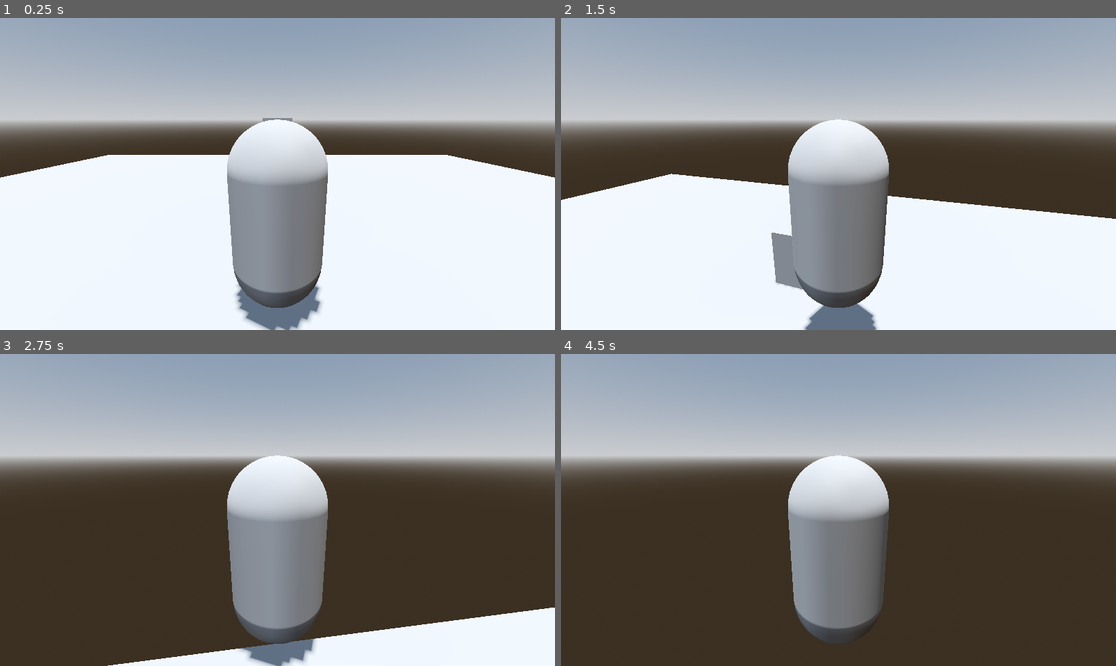
Above: before the commit, frames 1-4 (two rows, left to right).
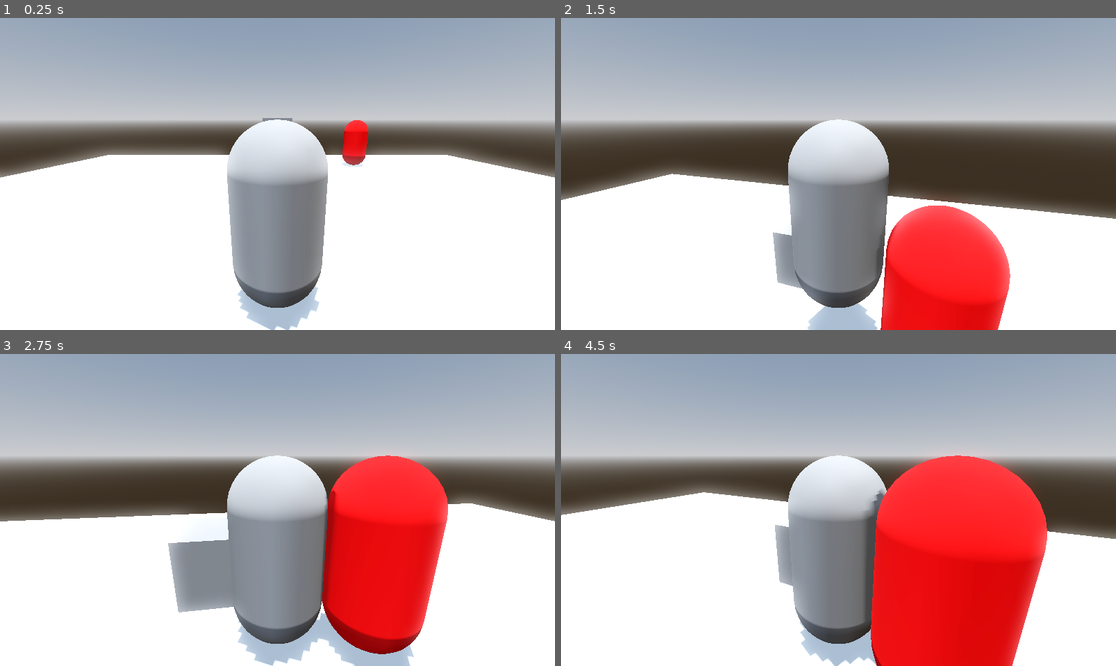
Above: after the commit, the same moments.

Repository: HM22-code/projet-MCG
Game: Godot game, scene res://test.tscn
The game is run twice, just before and just after one commit, with the same random seed, the same clock (stepped at 60 frames per second) and the same inputs.
Inputs (mouse positions are in pixels of both pictures, inside the frame that each line leads up to):
- Up to frame 1 (0.25 s): no input
- Up to frame 2 (1.5 s): tap Enter (ui_accept) at 0.5, 0.77 s; move the mouse to (866, 174) at 0.52 s; hold Up (ui_up) from 0.53 s (still down); move the mouse to (810, 174) at 1.27 s
- Up to frame 3 (2.75 s): keep holding Up (ui_up); tap Enter (ui_accept) at 1.52 s; move the mouse to (288, 503) at 2.02 s
- Up to frame 4 (4.5 s): keep holding Up (ui_up); move the mouse to (832, 516) at 2.77 s; tap Enter (ui_accept) at 3.02, 3.77 s; move the mouse to (877, 513) at 3.52 s; move the mouse to (794, 506) at 4.27 s

The runs differ from the first frame. In frame 1, 4.6% of the frame differs, in the area x 0-100%, y 32-100%; in frame 2, 11%; in frame 3, 42%; in frame 4, 50%.

Commit message:
Déplacement zombie vers le joueur

Diff:
--- a/player.tscn
+++ b/player.tscn
@@ -6,7 +6,7 @@
 
 [sub_resource type="CapsuleShape3D" id="CapsuleShape3D_4flbx"]
 
-[node name="CharacterBody3D" type="CharacterBody3D" node_paths=PackedStringArray("CAMERA_CONTROLLER")]
+[node name="Player" type="CharacterBody3D" node_paths=PackedStringArray("CAMERA_CONTROLLER")]
 script = ExtResource("1_4flbx")
 CAMERA_CONTROLLER = NodePath("Camera3D")
 
--- a/project.godot
+++ b/project.godot
@@ -49,3 +49,8 @@
 , Object(InputEventKey,"resource_local_to_scene":false,"resource_name":"","device":-1,"window_id":0,"alt_pressed":false …(183 unchanged characters)…
 ]
 }
+
+[rendering]
+
+renderer/rendering_method="gl_compatibility"
+renderer/rendering_method.mobile="gl_compatibility"
--- a/test.tscn
+++ b/test.tscn
@@ -1,5 +1,6 @@
-[gd_scene load_steps=9 format=3 uid="uid://b8alu43mmpxms"]
+[gd_scene load_steps=12 format=3 uid="uid://b8alu43mmpxms"]
 
+[ext_resource type="PackedScene" uid="uid://bayi1q2r2ond4" path="res://zombie.tscn" id="1_8uh7m"]
 [ext_resource type="PackedScene" uid="uid://b5hm2qiq84uxs" path="res://player.tscn" id="1_37kl0"]
 
 [sub_resource type="ProceduralSkyMaterial" id="ProceduralSkyMaterial_mf4mk"]
@@ -15,7 +16,14 @@
 tonemap_mode = 2
 glow_enabled = true
 
-[sub_resource type="PlaneMesh" id="PlaneMesh_mf4mk"]
+[sub_resource type="NavigationMesh" id="NavigationMesh_8uh7m"]
+vertices = PackedVector3Array(-1, 0.5, -6.5, 0, 0.5, -6.75, 0, 0.5, -9.5, -9.5, 0.5, -9.5, 2.75, 0.5, 0.75, 2.75, 0.5, -0.5, 0.75, 0.5, -4.5, -1, 0.5, -4.75, 3.25, 0.5, 9.5, -9.5, 0.5, 9.5, 3.25, 0.5, 1, 1.25, 0.5, -6.5, 3, 0.5, -1, 1.25, 0.5, -4.75, 9.5, 0.5, -9.5, 4.5, 0.5, -1, 9.5, 0.5, 0, 5, 0.5, 0, 4.5, 0.5, 1, 9.5, 0.5, 9.5)
+polygons = [PackedInt32Array(1, 0, 2), PackedInt32Array(2, 0, 3), PackedInt32Array(5, 4, 6), PackedInt32Array(6, 4, 7), PackedInt32Array(4, 8, 7), PackedInt32Array(7, 8, 9), PackedInt32Array(7, 9, 3), PackedInt32Array(4, 10, 8), PackedInt32Array(3, 0, 7), PackedInt32Array(11, 1, 2), PackedInt32Array(13, 12, 6), PackedInt32Array(6, 12, 5), PackedInt32Array(11, 2, 15), PackedInt32Array(15, 2, 16), PackedInt32Array(16, 2, 14), PackedInt32Array(12, 13, 15), PackedInt32Array(15, 13, 11), PackedInt32Array(15, 16, 17), PackedInt32Array(17, 16, 18), PackedInt32Array(18, 16, 19), PackedInt32Array(18, 19, 8), PackedInt32Array(8, 10, 18)]
+
+[sub_resource type="StandardMaterial3D" id="StandardMaterial3D_37kl0"]
+
+[sub_resource type="PlaneMesh" id="PlaneMesh_8uh7m"]
+material = SubResource("StandardMaterial3D_37kl0")
 
 [sub_resource type="WorldBoundaryShape3D" id="WorldBoundaryShape3D_37kl0"]
 
@@ -32,23 +40,29 @@
 [node name="WorldEnvironment" type="WorldEnvironment" parent="."]
 environment = SubResource("Environment_8uh7m")
 
-[node name="StaticBody3D" type="StaticBody3D" parent="."]
+[node name="NavigationRegion3D" type="NavigationRegion3D" parent="."]
+navigation_mesh = SubResource("NavigationMesh_8uh7m")
 
-[node name="MeshInstance3D" type="MeshInstance3D" parent="StaticBody3D"]
+[node name="StaticBody3D" type="StaticBody3D" parent="NavigationRegion3D"]
+
+[node name="MeshInstance3D" type="MeshInstance3D" parent="NavigationRegion3D/StaticBody3D"]
 transform = Transform3D(10, 0, 0, 0, 10, 0, 0, 0, 10, 0, 0, 0)
-mesh = SubResource("PlaneMesh_mf4mk")
+mesh = SubResource("PlaneMesh_8uh7m")
 
-[node name="CollisionShape3D" type="CollisionShape3D" parent="StaticBody3D"]
+[node name="CollisionShape3D" type="CollisionShape3D" parent="NavigationRegion3D/StaticBody3D"]
 shape = SubResource("WorldBoundaryShape3D_37kl0")
+
+[node name="RigidBody3D" type="RigidBody3D" parent="NavigationRegion3D"]
+transform = Transform3D(1, 0, 0, 0, 1, 0, 0, 0, 1, 0, 1.8594856, -5.62793)
+
+[node name="MeshInstance3D" type="MeshInstance3D" parent="NavigationRegion3D/RigidBody3D"]
+mesh = SubResource("BoxMesh_37kl0")
+
+[node name="CollisionShape3D" type="CollisionShape3D" parent="NavigationRegion3D/RigidBody3D"]
+shape = SubResource("BoxShape3D_8uh7m")
+
+[node name="Zombie" parent="NavigationRegion3D" instance=ExtResource("1_8uh7m")]
+transform = Transform3D(1, 0, 0, 0, 1, 0, 0, 0, 1, 3.7552066, 1.0715919, -7.7496667)
 
 [node name="player" parent="." instance=ExtResource("1_37kl0")]
 transform = Transform3D(1, 0, 0, 0, 1, 0, 0, 0, 1, 0, 1.0209244, 0)
-
-[node name="RigidBody3D" type="RigidBody3D" parent="."]
-transform = Transform3D(1, 0, 0, 0, 1, 0, 0, 0, 1, 0, 1.8594856, -5.62793)
-
-[node name="MeshInstance3D" type="MeshInstance3D" parent="RigidBody3D"]
-mesh = SubResource("BoxMesh_37kl0")
-
-[node name="CollisionShape3D" type="CollisionShape3D" parent="RigidBody3D"]
-shape = SubResource("BoxShape3D_8uh7m")
--- /dev/null
+++ b/zombie.gd
@@ -0,0 +1,14 @@
+extends CharacterBody3D
+
+const speed = 3.0
+@onready var player = get_node("/root/test/player")
+@onready var nav_agent = $NavigationAgent3D
+
+func _physics_process(delta: float) -> void:
+	velocity = Vector3.ZERO
+	# Recherche du nouveau chemin de nav en fonction de la position de player
+	nav_agent.set_target_position(player.global_position)
+	var next_nav_point = nav_agent.get_next_path_position()
+	velocity = (next_nav_point - global_position).normalized() * speed
+
+	move_and_slide()
--- /dev/null
+++ b/zombie.tscn
@@ -0,0 +1,22 @@
+[gd_scene load_steps=5 format=3 uid="uid://bayi1q2r2ond4"]
+
+[ext_resource type="Script" uid="uid://ba85effloab8d" path="res://zombie.gd" id="1_uiaus"]
+
+[sub_resource type="StandardMaterial3D" id="StandardMaterial3D_050lg"]
+albedo_color = Color(1, 0, 0, 1)
+
+[sub_resource type="CapsuleMesh" id="CapsuleMesh_uiaus"]
+material = SubResource("StandardMaterial3D_050lg")
+
+[sub_resource type="CapsuleShape3D" id="CapsuleShape3D_roy8y"]
+
+[node name="Zombie" type="CharacterBody3D"]
+script = ExtResource("1_uiaus")
+
+[node name="NavigationAgent3D" type="NavigationAgent3D" parent="."]
+
+[node name="MeshInstance3D" type="MeshInstance3D" parent="."]
+mesh = SubResource("CapsuleMesh_uiaus")
+
+[node name="CollisionShape3D" type="CollisionShape3D" parent="."]
+shape = SubResource("CapsuleShape3D_roy8y")
Not shown, added: zombie.gd.uid
